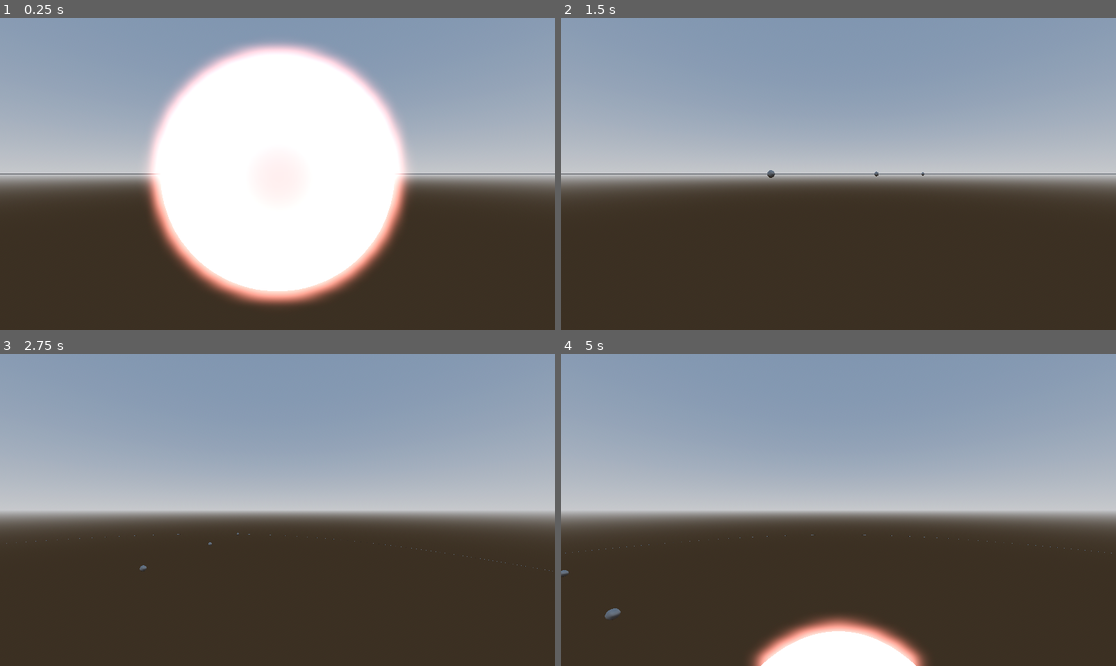
Above: before the commit, frames 1-4 (two rows, left to right).
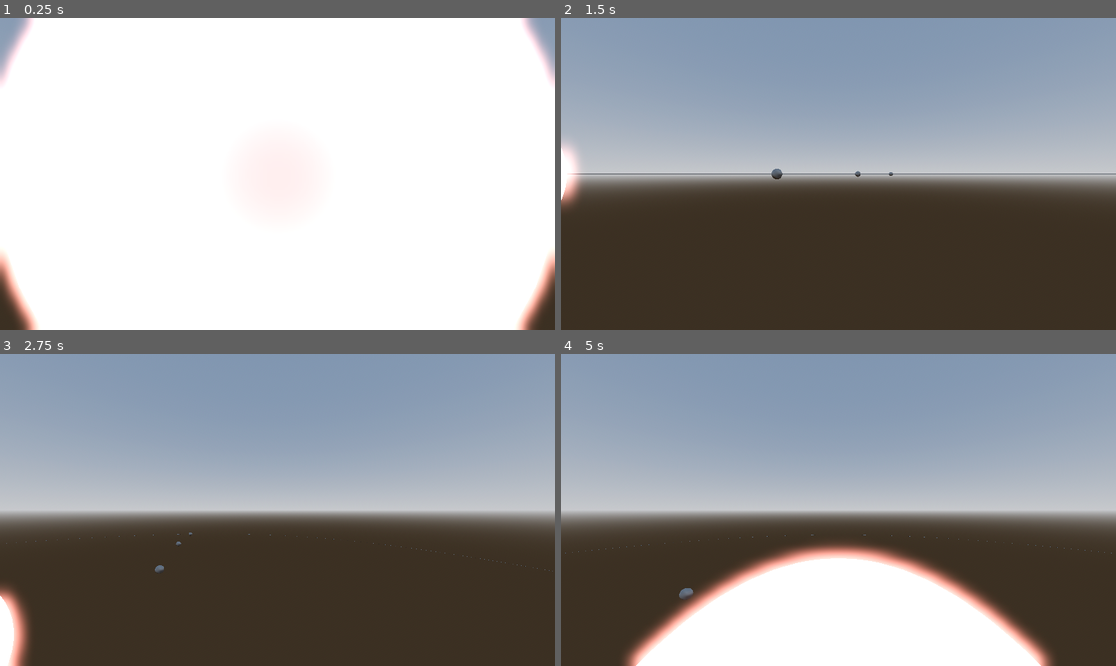
Above: after the commit, the same moments.

Repository: Pekersen/NFTL_Test_1.1
Game: Godot game, scene res://main.tscn
The game is run twice, just before and just after one commit, with the same random seed, the same clock (stepped at 60 frames per second) and the same inputs.
Inputs (mouse positions are in pixels of both pictures, inside the frame that each line leads up to):
- Up to frame 1 (0.25 s): no input
- Up to frame 2 (1.5 s): tap Enter at 0.5 s; move the mouse to (960, 158) at 0.52 s; hold D (right) 0.53-1.25 s; click (960, 158) at 0.6 s; drag from (727, 189) to (810, 236) at 1.27 s
- Up to frame 3 (2.75 s): tap F (camera_reset) at 2 s; move the mouse to (333, 441) at 2.02 s; hold D (right) from 2.03 s (still down); hold Middle mouse button (camera_to_cursor) from 2.03 s (still down); click (333, 441) at 2.3 s
- Up to frame 4 (5 s): release D (right) at 2.75 s; release Middle mouse button (camera_to_cursor) at 2.75 s; drag from (810, 572) to (672, 463) at 2.77 s; move the mouse to (1005, 556) at 3.52 s; hold A (left) 3.53-4.25 s; hold Mouse wheel up (zoom_in) 3.53-4.25 s; click (1005, 556) at 3.8 s; drag from (672, 463) to (755, 432) at 4.27 s

The runs differ from the first frame. In frame 1, 73% of the frame differs, in the area x 0-100%, y 0-100%; in frame 2, 0.7%; in frame 3, 1.3%; in frame 4, 19%.

Commit message:
added some variance
Some values are hardcoded and are not based on conditions of the planet but I will get to that later

Diff:
--- a/Celestial Objects/Planets/planet.gd
+++ b/Celestial Objects/Planets/planet.gd
@@ -5,10 +5,14 @@
 @onready var planetCollision = $"RotationPoint/Core/PlanetCollision"
 
 func _init():
+	radius_variance = [0.08, 0.2]
+	orbit_speed_variance = [0.1, 3] # this is temporary. There should be other values
+									# that affect this (e.g. distance).
+
 	distance = 10
-	radius = 0.1
+	radius = offsetValue(radius, radius_variance)
 	mass = 0.01
-	orbit_speed = 1
+	orbit_speed = offsetValue(orbit_speed, orbit_speed_variance)
 
 # Called when the node enters the scene tree for the first time.
 func _ready():
--- a/Celestial Objects/Planets/planets_script.gd
+++ b/Celestial Objects/Planets/planets_script.gd
@@ -4,19 +4,25 @@
 @export var orbitMesh : Node3D
 
 var distance : float
-var distance_offset : float
 var num_moons : int
 var rings : bool
 var ring_size : float
-var planet_temperature : float
 var tidally_locked : bool
+var rotation_speed : float
+var tilt : float
 
-var atmospheric_composition : float
+var atmospheric_composition : Array[float]
 
 const ORBIT_SPEED_YEAR := PI/6
 var orbit_speed : float
 func orbit(delta):
 	rotationPoint.rotate_y(ORBIT_SPEED_YEAR * orbit_speed * delta)
 
-var rotation_speed : float
-var tilt : float
+# Offset values
+var distance_variance : Array[float]
+var num_moons_variance : Array[float]
+var ring_size_variance : Array[float]
+var rotation_speed_variance : Array[float]
+var tilt_variance : Array[float]
+var atomospheric_composition_variance : Array[float]
+var orbit_speed_variance : Array[float]
--- a/Celestial Objects/Stars/star.gd
+++ b/Celestial Objects/Stars/star.gd
@@ -1,14 +1,21 @@
 extends Star
 
 @onready var starMesh = $StarMesh
+@onready var starCollision = $StarCollision
+
+func _init():
+	radius_variance = [1,3] # arbitrary values
+	mass_variance = [10,15]
+	radius = offsetValue(radius, radius_variance)
+	mass = offsetValue(mass, mass_variance)
+
 
 # Called when the node enters the scene tree for the first time.
 func _ready():
-	radius = 1.0
-	mass = 10.0
-
 	starMesh.mesh.radius = radius
 	starMesh.mesh.height = radius * 2
+
+	starCollision.shape.radius = radius + click_forgiveness
 
 # Called every frame. 'delta' is the elapsed time since the previous frame.
 func _process(delta):
--- a/Celestial Objects/Stars/star.tscn
+++ b/Celestial Objects/Stars/star.tscn
@@ -25,5 +25,5 @@
 [node name="StarMesh" type="MeshInstance3D" parent="."]
 mesh = SubResource("SphereMesh_f1oyn")
 
-[node name="CollisionShape3D" type="CollisionShape3D" parent="."]
+[node name="StarCollision" type="CollisionShape3D" parent="."]
 shape = SubResource("SphereShape3D_4mdgf")
--- a/Celestial Objects/Stars/stars_script.gd
+++ b/Celestial Objects/Stars/stars_script.gd
@@ -1,6 +1,5 @@
 class_name Star extends CelestialObject
 
 var luminosity : float
-var star_temperature : float
 var num_planets : int
 var num_asteroids : int
--- a/Celestial Objects/celestial_objects.gd
+++ b/Celestial Objects/celestial_objects.gd
@@ -2,6 +2,7 @@
 
 var radius : float
 var mass : float
+var temperature : float # THIS IS THE AVERAGE TEMPERATURE, NOT THE CURRENT TEMP
 
 # for randomness
 var rng = RandomNumberGenerator.new()
@@ -9,6 +10,7 @@
 # offsets
 var radius_variance : Array[float]
 var mass_variance : Array[float]
+var temperature_variance : Array[float]
 
 
 # When clicking on an object, there will be additional space where the click will go through even
@@ -16,4 +18,4 @@
 var click_forgiveness : float = 0.2
 
 func offsetValue(value, offset : Array[float]):
-	value += rng.randf_range(offset[0], offset[1])
+	return value + rng.randf_range(offset[0], offset[1])
